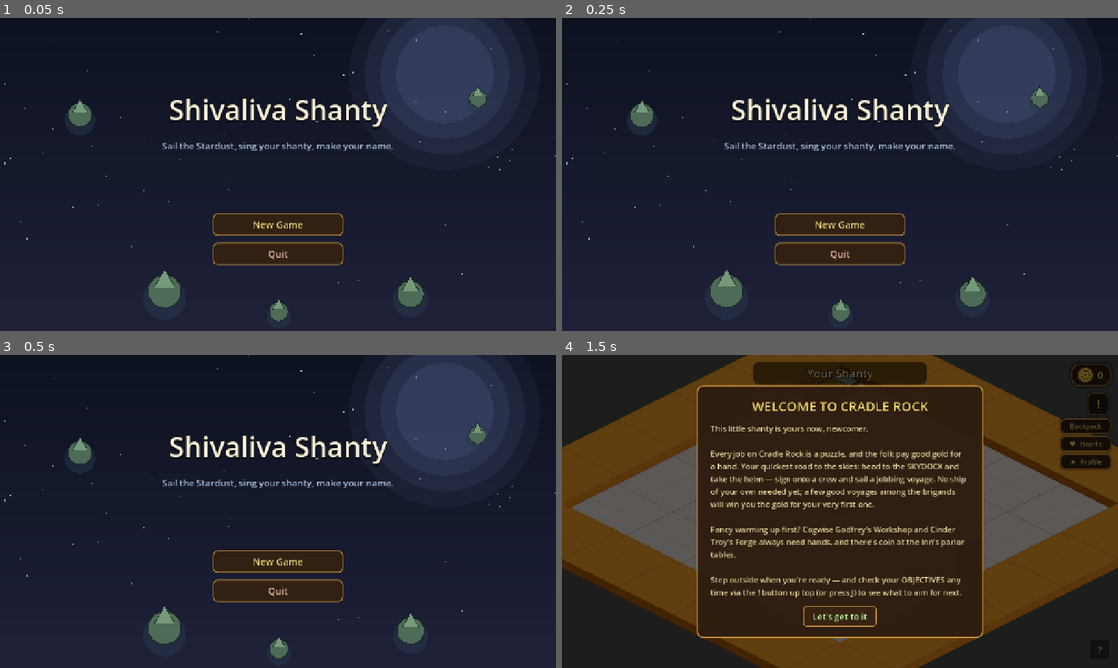
Above: before the commit, frames 1-4 (two rows, left to right).
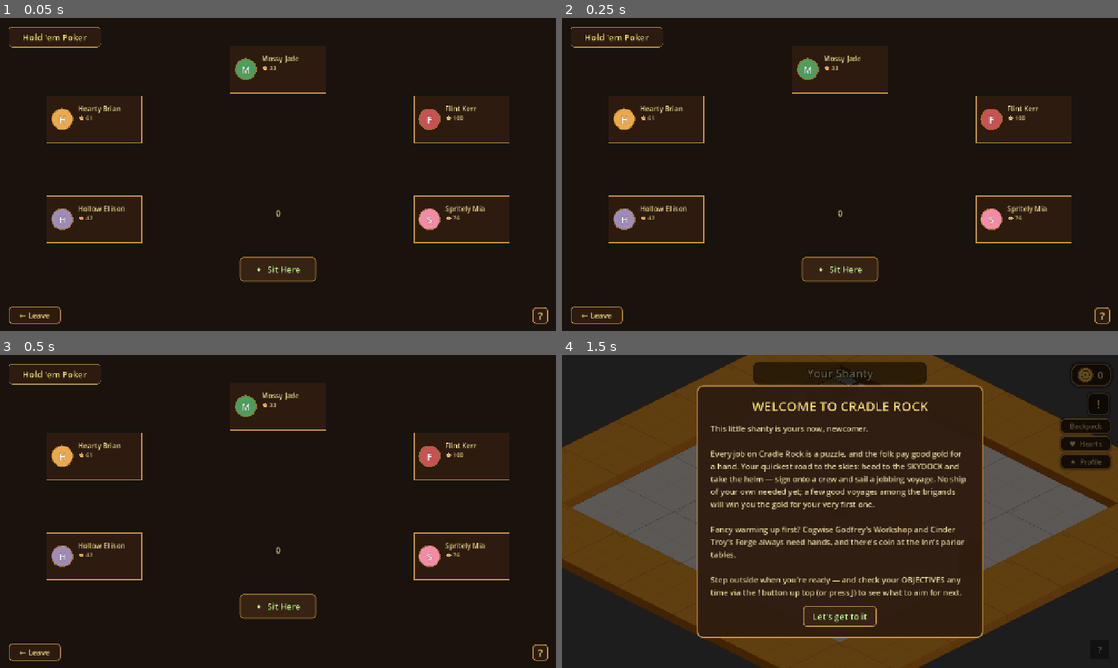
Above: after the commit, the same moments.

Repository: TairoyZone/shivaliva-shanty
Game: Godot game, scene res://puzzles/poker/poker_scene.tscn
The game is run twice, just before and just after one commit, with the same random seed, the same clock (stepped at 60 frames per second) and the same inputs. This scene is started directly instead of the project's main scene.
Inputs (mouse positions are in pixels of both pictures, inside the frame that each line leads up to):
- Up to frame 1 (0.05 s): no input
- Up to frame 2 (0.25 s): no input
- Up to frame 3 (0.5 s): no input
- Up to frame 4 (1.5 s): click (840, 605) at 0.5 s, where only the run after the commit has a clickable "✦ Sit Here"; click "New Game" at 1.25 s

The runs differ from the first frame. In frame 1, 89% of the frame differs, in the area x 0-100%, y 0-100%; in frame 2, 89%; in frame 3, 89%; in frame 4, nothing differs.

Commit message:
polish(poker): oval table + symmetric uniform seats + YPP 'Sit Here'
Playtest feedback (Troy): the table was a rectangle with opponents clustered across the top and the human seat oversized. Redrew the table as an OVAL (racetrack stadium, layered rail/brass/felt), spaced all seats EVENLY + symmetrically around the rim (you bottom-centre, the rest all the way around - no top-clustering), and made every seat a UNIFORM size (the human is no longer bigger than the opponents). Added a YPP-style 'Sit Here' button on your open chair before the buy-in (the cast are already seated; your seat sits open until you take it). Headless-verified.

Co-Authored-By: Claude Opus 4.8 <noreply@anthropic.com>

Diff:
--- a/puzzles/poker/poker_scene.gd
+++ b/puzzles/poker/poker_scene.gd
@@ -25,6 +25,11 @@
 # of the felt, in world coords. Both hole cards and community cards
 # slide outward from this spot so the dealer "lives" at table center.
 const DECK_POSITION : Vector2 = Vector2(640.0, 360.0)
+## The oval table's centre + the seat ring (an ellipse on the rim). Every seat is placed symmetrically
+## around this — seat 0 (you) at bottom-centre, the rest spaced evenly all the way around. See _seat_position.
+const TABLE_CENTER : Vector2 = Vector2(640.0, 348.0)
+const SEAT_RX : float = 488.0
+const SEAT_RY : float = 230.0
 ## Delay between consecutive hole cards during the deal.
 const HOLE_DEAL_STAGGER : float = 0.07
 ## How long one hole card takes to slide from deck to its seat.
@@ -124,33 +129,38 @@
 	_wire_signals()
 	_action_panel.visible = false
 	_result_panel.visible = false
-	# Sit down + buy in (YPP-style) BEFORE the first deal. A free table just hands out chips.
+	# Sit down (YPP-style: the cast are already in their chairs; YOUR seat sits OPEN until you take it),
+	# then buy in. A free table seats you straight away.
 	if _free_table:
 		_human_buy_in = PokerConfig.buy_in_max(int(_config["min_bet"]))
 		_board.players[0].chips = _human_buy_in
 		_sat_down = true
 		_board.start_new_hand()
 	else:
-		_show_buy_in_dialog()
-
-
-# Brass-rim green felt covering the table area. Drawn here so we don't
-# need an extra felt-drawer node.
+		_show_sit_prompt()
+
+
+# The OVAL (racetrack) poker table — a stadium shape (a central rectangle capped by a semicircle at
+# each end), layered walnut rail → brass inlay → green felt → inner shade, so players sit symmetrically
+# around its rim (see _seat_position). Drawn here so we don't need a separate felt node.
 func _draw() -> void:
 
-	var center : Vector2 = Vector2(640.0, 360.0)
-	var size : Vector2 = Vector2(1120.0, 560.0)
-	var outer : Rect2 = Rect2(center - size * 0.5, size)
-	# Walnut frame.
-	draw_rect(outer, Color(0.30, 0.20, 0.10, 1.0), true)
-	# Brass inlay between frame and felt.
-	var brass_inset : Rect2 = outer.grow(-6.0)
-	draw_rect(brass_inset, Color(0.78, 0.58, 0.24, 1.0), true)
-	# Green felt interior.
-	var felt : Rect2 = outer.grow(-14.0)
-	draw_rect(felt, Color(0.14, 0.36, 0.22, 1.0), true)
-	# Crisp outer outline.
-	draw_rect(outer, Color(0.18, 0.10, 0.05, 1.0), false, 2.0)
+	_draw_stadium(TABLE_CENTER, Vector2(1016.0, 482.0), Color(0.30, 0.20, 0.10, 1.0))   # walnut rail
+	_draw_stadium(TABLE_CENTER, Vector2(1000.0, 466.0), Color(0.78, 0.58, 0.24, 1.0))   # brass inlay
+	_draw_stadium(TABLE_CENTER, Vector2(972.0, 438.0), Color(0.14, 0.36, 0.22, 1.0))    # green felt
+	_draw_stadium(TABLE_CENTER, Vector2(872.0, 350.0), Color(0.12, 0.31, 0.19, 1.0))    # inner shade
+
+
+# Draw a filled STADIUM (racetrack) — a central rectangle capped by a semicircle at each end — centred
+# at `c`, overall size `sz` (the caps' radius is sz.y/2). Layered, these compose the oval table.
+func _draw_stadium(c: Vector2, sz: Vector2, color: Color) -> void:
+
+	var r : float = sz.y * 0.5
+	var mid : float = maxf(sz.x * 0.5 - r, 0.0)
+	if mid > 0.0:
+		draw_rect(Rect2(c.x - mid, c.y - r, mid * 2.0, r * 2.0), color, true)
+	draw_circle(Vector2(c.x - mid, c.y), r, color)
+	draw_circle(Vector2(c.x + mid, c.y), r, color)
 
 
 # --- Setup -------------------------------------------------------------
@@ -197,50 +207,69 @@
 func _build_seat_widgets() -> void:
 
 	var total : int = _board.players.size()
-	var opp_scale : float = _opponent_scale(total)
+	var seat_scale : float = _seat_scale(total)
 	for i in total:
 		var seat : PokerSeat = SEAT_SCENE.instantiate()
 		$Table.add_child(seat)
-		# The human (seat 0) stays full-size so their hand is always readable; opponents shrink as the
-		# table fills so the (large) panel+cards footprints never collide. Cards/deal honour the scale.
-		seat.scale = Vector2.ONE if i == 0 else Vector2(opp_scale, opp_scale)
+		# UNIFORM size — every seat (you + opponents alike) shares ONE scale, shrinking together only
+		# as the table fills so a packed felt never overlaps. Cards/deal honour the scale.
+		seat.scale = Vector2(seat_scale, seat_scale)
 		seat.position = _seat_position(i, total)
 		seat.bind_to(_board.players[i])
 		seat.hole_cards_face_up = _board.players[i].is_human
 		_seats.append(seat)
 
 
-# Opponent seats shrink as the table fills so even a packed felt never overlaps. The schedule is
-# tuned (verified collision-free for 2..10 seats against the real 220×184 panel+card footprint) so
-# the human stays 1.0 and opponents only shrink once 7+ are seated. See _seat_position.
-func _opponent_scale(total: int) -> float:
+# One UNIFORM scale for EVERY seat — the human is never bigger than the opponents (they're equals).
+# Full size up to a 6-handed table; past that everyone shrinks TOGETHER so a packed oval never overlaps.
+func _seat_scale(total: int) -> float:
 
 	if total <= 6:
 		return 1.0
 	if total == 7:
-		return 0.88
+		return 0.92
 	if total == 8:
-		return 0.78
+		return 0.85
 	if total == 9:
-		return 0.66
-	return 0.55   # 10 (only reachable with future filler NPCs — the 8-cast tops out at 9)
-
-
-# Place seat `i` of `total` around the felt. Seat 0 (the human) sits bottom-centre; the opponents arc
-# across the TOP on a wide ellipse, skipping a gap around the bottom so the lower-right corner stays
-# clear of the human's action/result panel. Constants verified collision-free for 2..10 seats.
+		return 0.80
+	return 0.72   # 10 (only reachable with future filler NPCs — the 8-cast tops out at 9)
+
+
+# Place seat `i` of `total` SYMMETRICALLY around the oval's rim. Seat 0 (the human) sits bottom-centre;
+# the rest are spaced EVENLY all the way around the ellipse (PI/2, screen y-down, is the bottom), so the
+# table reads like a real poker oval with every player seated around it — no top-clustering, no gap.
 func _seat_position(i: int, total: int) -> Vector2:
 
-	if i == 0 or total <= 1:
-		return Vector2(640.0, 575.0)   # human, bottom-centre (left of the action panel at x≥800)
-	const BOTTOM_GAP : float = 1.35   # radians kept clear on each side of bottom-centre
-	var span : float = TAU - 2.0 * BOTTOM_GAP
-	var slot : float = (float(i - 1) + 0.5) / float(maxi(total - 1, 1))
-	var angle : float = (PI * 0.5 + BOTTOM_GAP) + span * slot
-	return Vector2(640.0, 360.0) + Vector2(cos(angle) * 530.0, sin(angle) * 300.0)
-
-
-# --- Buy-in (sit down) ------------------------------------------------
+	var angle : float = PI * 0.5 + float(i) / float(maxi(total, 1)) * TAU
+	return TABLE_CENTER + Vector2(cos(angle) * SEAT_RX, sin(angle) * SEAT_RY)
+
+
+# --- Sit down + buy-in ------------------------------------------------
+
+# YPP-style sit-down: the cast are already in their chairs; YOUR seat (bottom-centre) sits OPEN with a
+# "Sit Here" button until you take it. Taking it opens the buy-in dialog, which deals you in.
+func _show_sit_prompt() -> void:
+
+	if _seats.is_empty():
+		_show_buy_in_dialog()
+		return
+	_seats[0].visible = false   # your chair is empty until you sit down
+	var btn : Button = _dlg_button("✦  Sit Here", Color(0.82, 1.0, 0.6, 1.0))
+	btn.add_theme_font_size_override("font_size", 20)
+	var sz : Vector2 = Vector2(176.0, 56.0)
+	btn.size = sz
+	btn.position = _seat_position(0, _seats.size()) - sz * 0.5
+	btn.pressed.connect(_on_sit_here.bind(btn))
+	$UI.add_child(btn)
+
+
+func _on_sit_here(btn: Button) -> void:
+
+	btn.queue_free()
+	if not _seats.is_empty():
+		_seats[0].visible = true
+	_show_buy_in_dialog()
+
 
 # Pop the YPP-style "Buy into the game?" dialog before the first deal: a slider over the stake's
 # 10×..100× buy-in range (capped at the gold you actually have). Buy In charges the gold + seats you;
